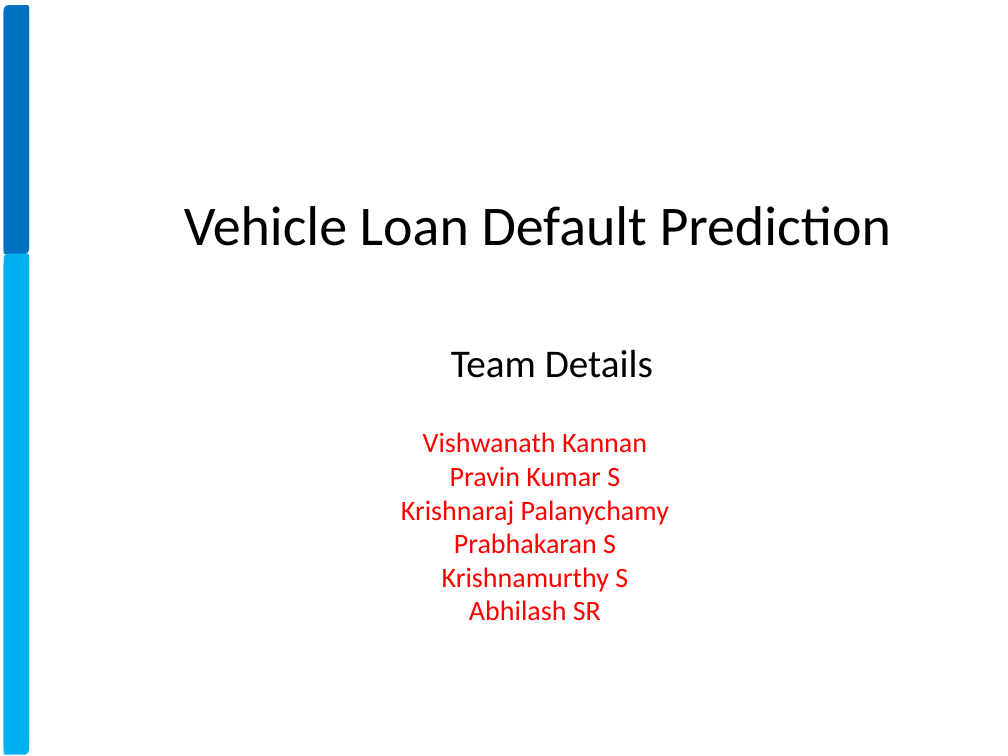
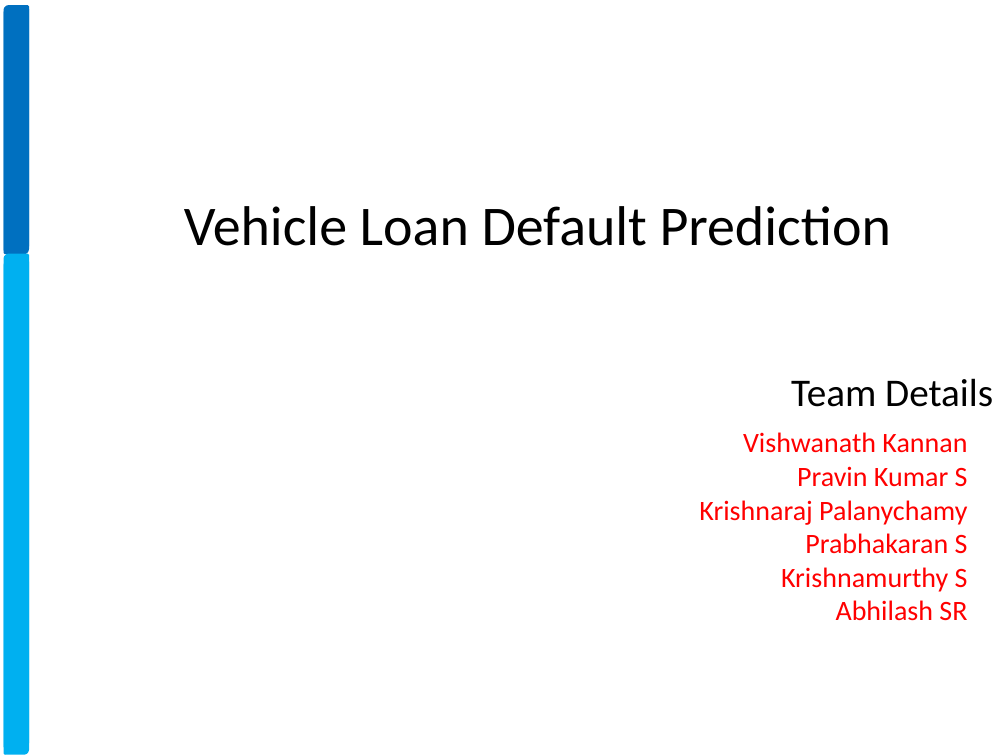
Before and after one commit to xavierigneous/Vehicle-Loan-Default-Prediction, a slide deck: slide 1 of Pravin Kumar/Vehicle Loan Default Prediction.pptx. Drawn at 1008x756 pixels with LibreOffice and Linux fonts; fonts in the diff are those of the drawing; background and template pictures are left out. Boxes give left, top, right and bottom in pixels: in the first picture for what was removed or moved away, otherwise in the second. Text is boxed around its words. In the diff, an @@ line names an element or a change of style, - is before the commit and + after.

```diff
--- a/Pravin Kumar/Vehicle Loan Default Prediction.pptx
+++ b/Pravin Kumar/Vehicle Loan Default Prediction.pptx
@@ text "Team Details" at (791, 378, 993, 407): alignment centre to right @@
@@ text "Team Details": place and size @@
-text "Team Details" at (451, 349, 653, 378)
+text "Team Details" at (791, 378, 993, 407)
@@ text "Vishwanath Kannan" at (699, 432, 968, 621): alignment centre to right @@
```
Also in this commit, not shown: 1 other file.
